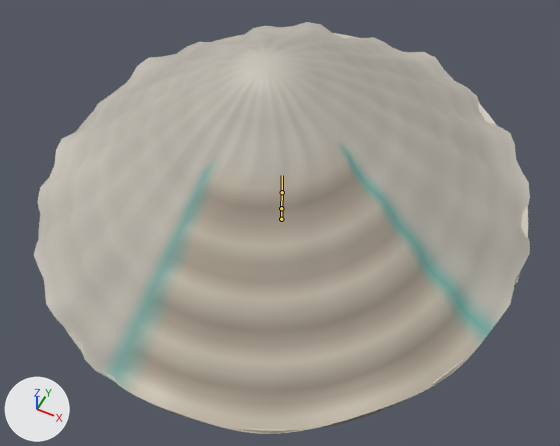
The glTF model assets/creatures/tower_limpet/tower_limpet.glb, before and after one commit.
The view is the same before and after, from a 50 mm camera at (0.605, -1.222, 1.51) aimed at (0.06, -0.131, 0.146). Arrows for +X, +Y and +Z are at lower left; the lights stay in place. The picture after the commit comes second. The bones that bend it are drawn over the model as lines.

Names of what the first picture shows: 'tower_limpet'.
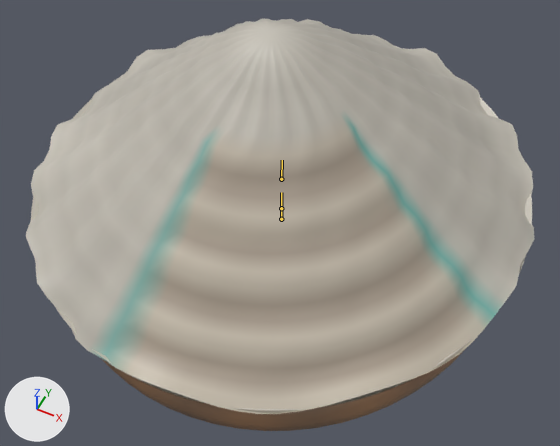
The newer file adds an action. The first version stands in its rest pose; the second is drawn at frame 11 of the action 'idle_b'.

Boxes [x1, y1, x2, y2] around the edits, measured in the pictures (560 x 446 px):
'tower_limpet', posed: before [34, 22, 530, 434]; after [26, 19, 534, 431]
bone 'shell', root to tip: before (282, 192) to (282, 175); after (281, 179) to (282, 160)

The change in detail:
Bone 'shell' (bone_shell) moves from (0.0, 0.0, 0.0) to (0.0, 0.0478, 0.0).
Bone 'shell' (bone_shell) turns from (0, 0, 0) to (-4, 0, 0) degrees about its own x, y and z.
